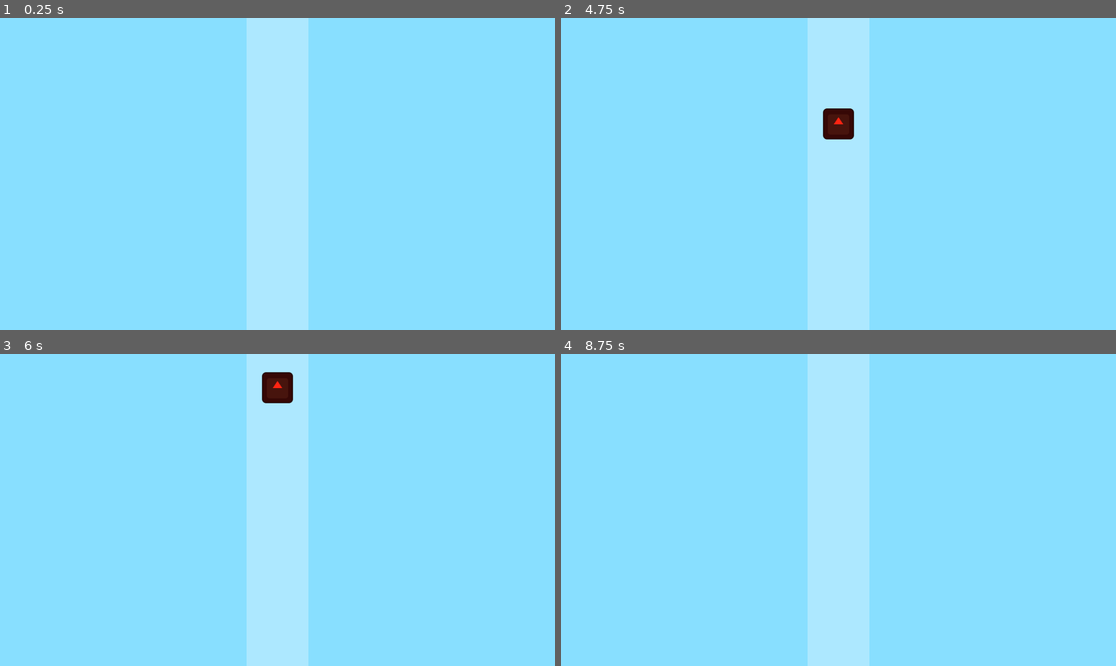
Above: before the commit, frames 1-4 (two rows, left to right).
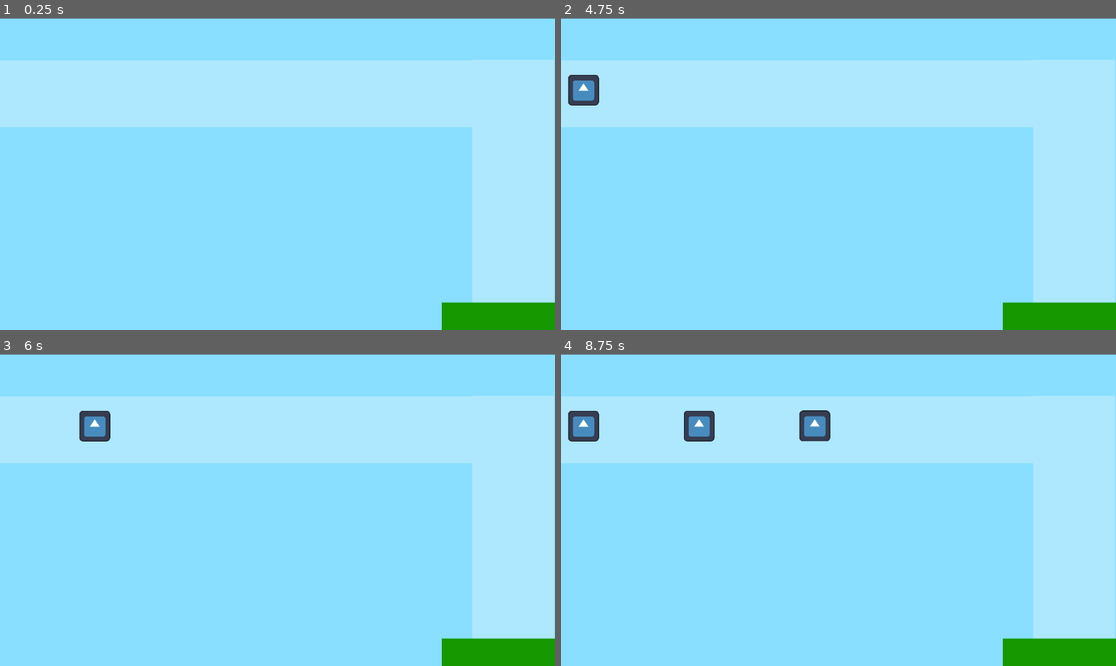
Above: after the commit, the same moments.

Repository: TraighScott/PenguinDefense
Game: Godot game, scene res://world/world.tscn
The game is run twice, just before and just after one commit, with the same random seed, the same clock (stepped at 60 frames per second) and the same inputs. The engine's default icon, where the game draws it, is replaced by a stand-in: a white triangle on a blue panel in a dark square.
Inputs:
- Up to frame 1 (0.25 s): no input
- Up to frame 2 (4.75 s): tap Enter at 0.5 s; tap Space at 1.25 s
- Up to frame 3 (6 s): no input
- Up to frame 4 (8.75 s): no input

The runs differ from the first frame. In frame 1, 38% of the frame differs, in the area x 0-100%, y 0-100%; in frame 2, 38%; in frame 3, 38%; in frame 4, 38%.

Commit message:
Add fortress, enemy pathing, start tower

Diff:
--- a/project/enemies/enemy.gd
+++ /dev/null
@@ -1,20 +0,0 @@
-extends RigidBody2D
-
-signal damaged_fort
-
-var health := 1
-
-func _process(_delta):
-	if health == 0:
-		queue_free()
-
-
-func _on_body_entered(body):
-	if body.is_in_group("projectile"):
-		health -= 1
-
-
-func _on_visible_on_screen_notifier_2d_screen_exited():
-	print("bleh")
-	damaged_fort.emit()
-	queue_free()
--- a/project/enemies/enemy.tscn
+++ /dev/null
@@ -1,25 +0,0 @@
-[gd_scene load_steps=4 format=3 uid="uid://bd11tq3k8soyh"]
-
-[ext_resource type="Script" path="res://enemies/enemy.gd" id="1_6n088"]
-[ext_resource type="Texture2D" uid="uid://bovt0m40xigua" path="res://icon.svg" id="1_8owrn"]
-
-[sub_resource type="RectangleShape2D" id="RectangleShape2D_iuncw"]
-size = Vector2(63, 62)
-
-[node name="Enemy" type="RigidBody2D"]
-gravity_scale = 0.0
-script = ExtResource("1_6n088")
-
-[node name="CollisionShape2D" type="CollisionShape2D" parent="."]
-position = Vector2(-0.5, 0)
-shape = SubResource("RectangleShape2D_iuncw")
-
-[node name="Sprite2D" type="Sprite2D" parent="."]
-modulate = Color(1, 0.141176, 0.0705882, 1)
-scale = Vector2(0.5, 0.5)
-texture = ExtResource("1_8owrn")
-
-[node name="VisibleOnScreenNotifier2D" type="VisibleOnScreenNotifier2D" parent="."]
-
-[connection signal="body_entered" from="." to="." method="_on_body_entered"]
-[connection signal="screen_exited" from="VisibleOnScreenNotifier2D" to="." method="_on_visible_on_screen_notifier_2d_screen_exited"]
--- /dev/null
+++ b/project/enemy/enemy.gd
@@ -0,0 +1,24 @@
+class_name Enemy extends Path2D
+
+signal damaged_fort
+
+var _health := 1
+var _speed := 120
+
+@onready var path: PathFollow2D = $PathFollow2D
+
+func _physics_process(delta):
+	if _health == 0:
+		queue_free()
+	path.set_progress(path.get_progress() + _speed * delta)
+
+
+func _on_visible_on_screen_notifier_2d_screen_exited() -> void:
+	print("bleh")
+	damaged_fort.emit()
+	queue_free()
+
+
+func _on_rigid_body_2d_body_entered(body: Node) -> void:
+	if body.is_in_group("projectile"):
+		_health -= 1
--- /dev/null
+++ b/project/enemy/enemy.tscn
@@ -0,0 +1,40 @@
+[gd_scene load_steps=5 format=3 uid="uid://ceob4w0eogjdw"]
+
+[ext_resource type="Script" path="res://enemy/enemy.gd" id="1_ggy8h"]
+[ext_resource type="Texture2D" uid="uid://bovt0m40xigua" path="res://icon.svg" id="1_yfowx"]
+
+[sub_resource type="Curve2D" id="Curve2D_g1wx6"]
+_data = {
+"points": PackedVector2Array(0, 0, 0, 0, -223, 149, 0, 0, 0, 0, 1144, 148, 0, 0, 0, 0, 1144, 805)
+}
+point_count = 3
+
+[sub_resource type="RectangleShape2D" id="RectangleShape2D_dgffh"]
+size = Vector2(127, 128)
+
+[node name="Enemy" type="Path2D"]
+curve = SubResource("Curve2D_g1wx6")
+script = ExtResource("1_ggy8h")
+
+[node name="PathFollow2D" type="PathFollow2D" parent="."]
+position = Vector2(-223, 149)
+rotates = false
+loop = false
+
+[node name="RigidBody2D" type="RigidBody2D" parent="PathFollow2D"]
+collision_mask = 0
+gravity_scale = 0.0
+
+[node name="Sprite2D" type="Sprite2D" parent="PathFollow2D/RigidBody2D"]
+scale = Vector2(0.5, 0.5)
+texture = ExtResource("1_yfowx")
+
+[node name="CollisionShape2D" type="CollisionShape2D" parent="PathFollow2D/RigidBody2D"]
+position = Vector2(-0.5, 0)
+scale = Vector2(0.5, 0.5)
+shape = SubResource("RectangleShape2D_dgffh")
+
+[node name="VisibleOnScreenNotifier2D" type="VisibleOnScreenNotifier2D" parent="PathFollow2D/RigidBody2D"]
+
+[connection signal="body_entered" from="PathFollow2D/RigidBody2D" to="." method="_on_rigid_body_2d_body_entered"]
+[connection signal="screen_exited" from="PathFollow2D/RigidBody2D/VisibleOnScreenNotifier2D" to="." method="_on_visible_on_screen_notifier_2d_screen_exited"]
--- /dev/null
+++ b/project/fortress/fortress.gd
@@ -0,0 +1,11 @@
+extends Node2D
+
+
+@export var health := 3
+
+
+func _on_world_enemy_spawned(enemy: Enemy) -> void:
+	enemy.damaged_fort.connect(func ():
+		health -= 1
+		print("OW" + str(health))
+		)
--- /dev/null
+++ b/project/fortress/fortress.tscn
@@ -0,0 +1,8 @@
+[gd_scene format=3 uid="uid://b37xy3evdqbra"]
+
+[node name="Fortress" type="Node2D"]
+
+[node name="ColorRect" type="ColorRect" parent="."]
+offset_right = 297.0
+offset_bottom = 288.0
+color = Color(0.0836955, 0.593846, 1.54018e-06, 1)
--- /dev/null
+++ b/project/tower/projectile.tscn
@@ -0,0 +1,15 @@
+[gd_scene load_steps=2 format=3 uid="uid://bsowp3t0nhqn3"]
+
+[sub_resource type="RectangleShape2D" id="RectangleShape2D_c1i17"]
+
+[node name="Projectile" type="RigidBody2D"]
+
+[node name="ColorRect" type="ColorRect" parent="."]
+offset_left = -10.0
+offset_top = -10.0
+offset_right = 10.0
+offset_bottom = 10.0
+color = Color(1, 0, 0, 1)
+
+[node name="CollisionShape2D" type="CollisionShape2D" parent="."]
+shape = SubResource("RectangleShape2D_c1i17")
--- /dev/null
+++ b/project/tower/tower.tscn
@@ -0,0 +1,19 @@
+[gd_scene load_steps=2 format=3 uid="uid://ctdvmh0mbql81"]
+
+[sub_resource type="CircleShape2D" id="CircleShape2D_o3vdq"]
+radius = 118.609
+
+[node name="Tower" type="Node2D"]
+
+[node name="Area2D" type="Area2D" parent="."]
+collision_layer = 0
+
+[node name="CollisionShape2D" type="CollisionShape2D" parent="Area2D"]
+shape = SubResource("CircleShape2D_o3vdq")
+
+[node name="ColorRect" type="ColorRect" parent="."]
+offset_left = -11.0
+offset_top = -12.0
+offset_right = 12.0
+offset_bottom = 11.0
+color = Color(0.405668, 0.000117295, 0.407329, 1)
--- a/project/world/world.gd
+++ b/project/world/world.gd
@@ -1,14 +1,20 @@
 extends Node2D
 
-@export var enemy_scene : PackedScene
-var _speed := 120.0
+
+signal enemy_spawned
+
+@onready var path = preload("res://enemy/enemy.tscn")
+@onready var fortress: Node2D = $Fortress
 
 
-func _physics_process(delta):
-	%PathFollow2D.set_progress(%PathFollow2D.get_progress() + _speed * delta)
+func _physics_process(_delta: float) -> void:
+	if fortress.health == 0:
+		await get_tree().create_timer(3).timeout
+		get_tree().reload_current_scene()
 
 
 func _on_enemy_spawn_timer_timeout():
-	var enemy = enemy_scene.instantiate()
-	%PathFollow2D.add_child(enemy)
+	var enemy = path.instantiate()
+	add_child(enemy)
+	enemy_spawned.emit(enemy)
 	print("spawned")
--- a/project/world/world.tscn
+++ b/project/world/world.tscn
@@ -1,17 +1,11 @@
 [gd_scene load_steps=4 format=3 uid="uid://dkhjdu2doo870"]
 
 [ext_resource type="Script" path="res://world/world.gd" id="1_h8od5"]
-[ext_resource type="PackedScene" uid="uid://bd11tq3k8soyh" path="res://enemies/enemy.tscn" id="2_bb0jc"]
-
-[sub_resource type="Curve2D" id="Curve2D_vq5o2"]
-_data = {
-"points": PackedVector2Array(0, 0, 0, 0, 576, 832, 0, 0, 0, 0, 576, -256)
-}
-point_count = 2
+[ext_resource type="PackedScene" uid="uid://b37xy3evdqbra" path="res://fortress/fortress.tscn" id="2_k5qnd"]
+[ext_resource type="Script" path="res://fortress/fortress.gd" id="3_ihmee"]
 
 [node name="World" type="Node2D"]
 script = ExtResource("1_h8od5")
-enemy_scene = ExtResource("2_bb0jc")
 
 [node name="Background" type="ColorRect" parent="."]
 offset_right = 1152.0
@@ -19,27 +13,31 @@
 color = Color(0.533333, 0.87451, 1, 1)
 
 [node name="EnemyPathBackground" type="ColorRect" parent="."]
-offset_left = 512.0
-offset_right = 640.0
-offset_bottom = 648.0
+offset_left = 980.0
+offset_top = 86.0
+offset_right = 1108.0
+offset_bottom = 734.0
+scale = Vector2(1.33061, 0.863134)
 color = Color(0.679755, 0.911014, 1, 1)
 
-[node name="EnemySpawn" type="Marker2D" parent="."]
-position = Vector2(576, 648)
-
-[node name="EnemyPath2D" type="Path2D" parent="."]
-curve = SubResource("Curve2D_vq5o2")
-
-[node name="PathFollow2D" type="PathFollow2D" parent="EnemyPath2D"]
-unique_name_in_owner = true
-position = Vector2(576, 732)
-progress = 100.0
-rotates = false
-cubic_interp = false
-loop = false
+[node name="EnemyPathBackground2" type="ColorRect" parent="."]
+offset_left = 980.0
+offset_top = 87.0
+offset_right = 1108.0
+offset_bottom = 735.0
+scale = Vector2(-7.67467, 0.214434)
+color = Color(0.679755, 0.911014, 1, 1)
 
 [node name="EnemySpawnTimer" type="Timer" parent="."]
-one_shot = true
+wait_time = 2.0
 autostart = true
 
+[node name="Camera2D" type="Camera2D" parent="."]
+position = Vector2(576, 323)
+
+[node name="Fortress" parent="." instance=ExtResource("2_k5qnd")]
+position = Vector2(917, 590)
+script = ExtResource("3_ihmee")
+
+[connection signal="enemy_spawned" from="." to="Fortress" method="_on_world_enemy_spawned"]
 [connection signal="timeout" from="EnemySpawnTimer" to="." method="_on_enemy_spawn_timer_timeout"]
